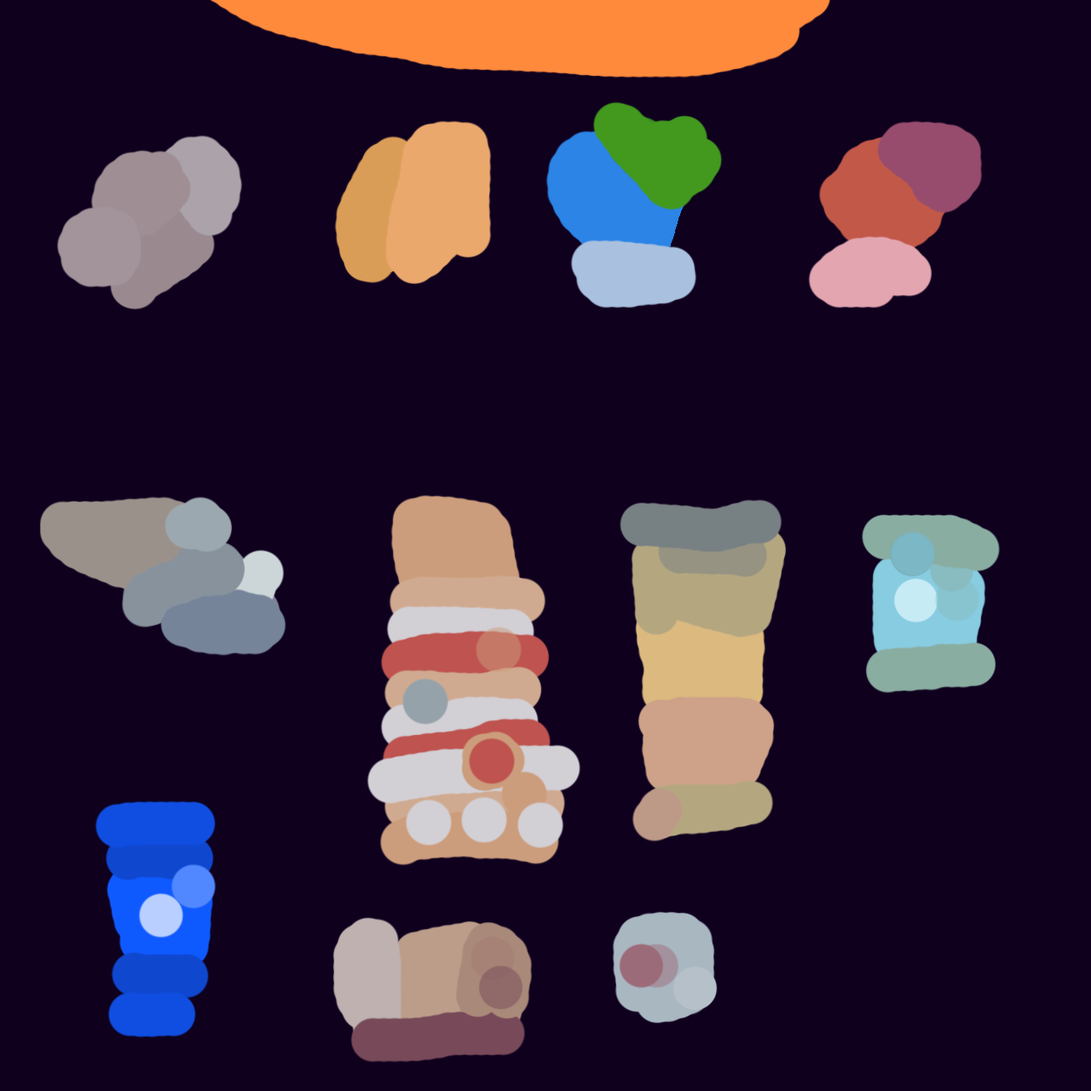
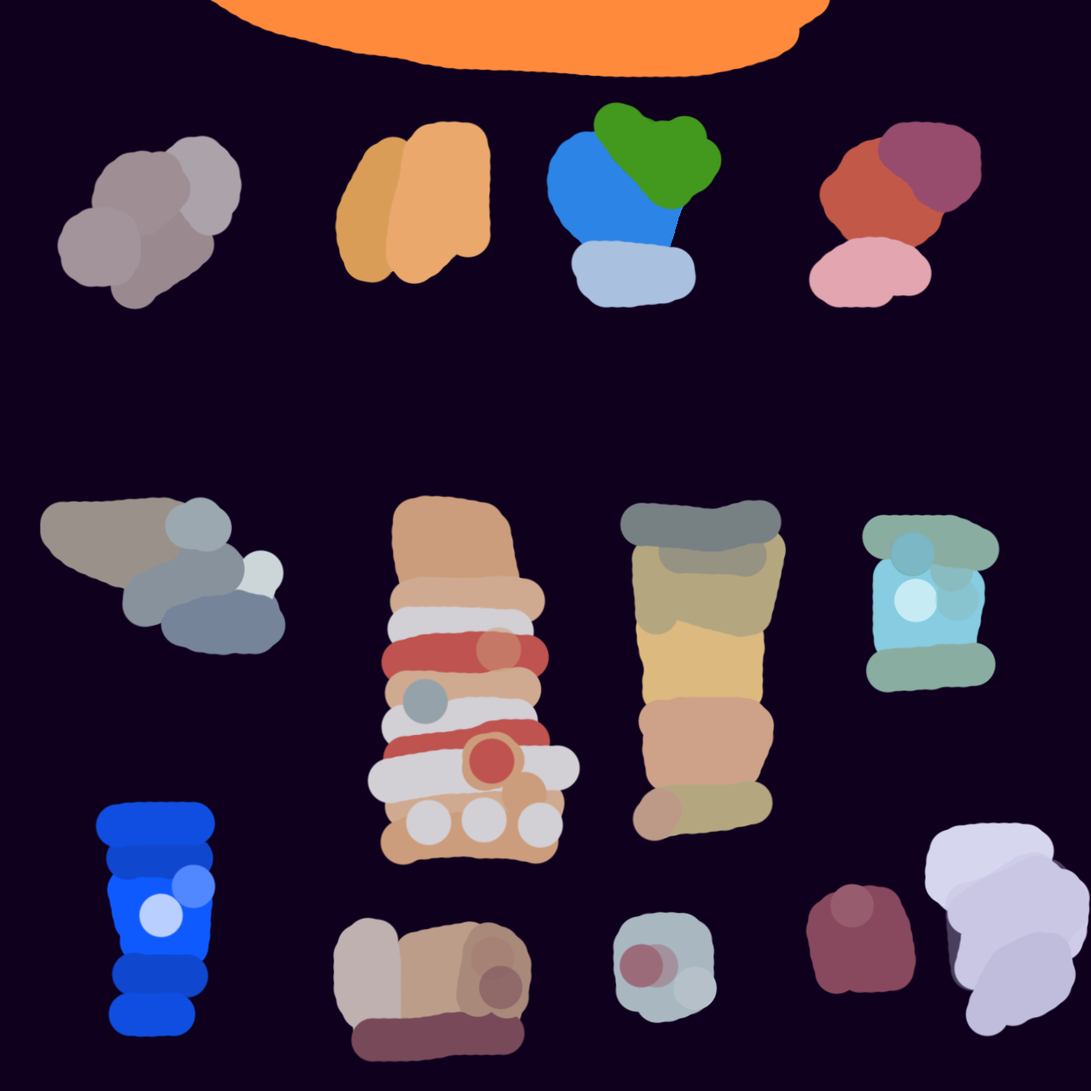
Layered file, before and after one edit (1091 x 1091). Changes by layer:
painted on "Background" over [804, 822, 1091, 1038]
